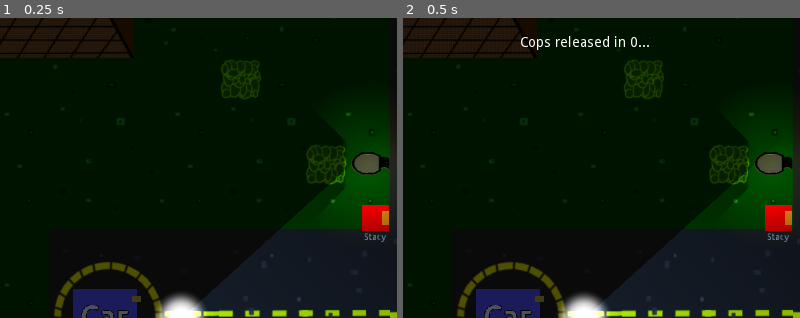
Above: before the commit, frames 1-2 (left to right).
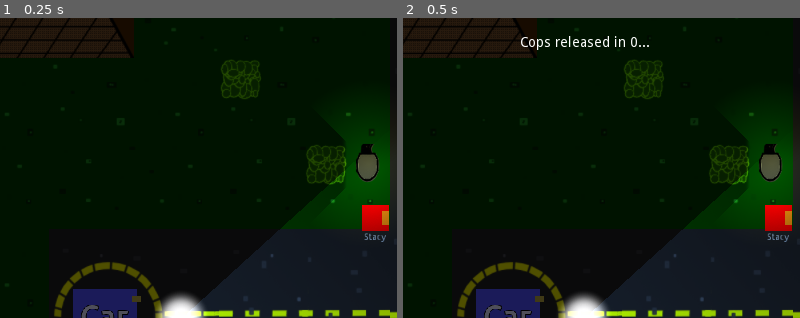
Above: after the commit, the same moments.

Repository: FugitiveTheGame/Fugitive
Game: Godot game, scene res://maps/map_01/Map_01_dev.tscn
The game is run twice, just before and just after one commit, with the same random seed, the same clock (stepped at 60 frames per second) and the same inputs. This scene is started directly instead of the project's main scene.
Inputs:
- Up to frame 1 (0.25 s): no input
- Up to frame 2 (0.5 s): no input
The pictures show only the part of the screen within x 27-77%, y 0-50%; the shares and areas given below are measured in that part.

The runs differ from the first frame. In frame 1, 0.4% of the frame differs, in the area x 88-98%, y 42-55%; in frame 2, 0.4%.
Error in both runs: Assertion failed. (res://maps/map_01/Map_01_dev.gd:29)

Commit message:
Rotate street light

Diff:
--- a/maps/map_01/Map_01.tscn
+++ b/maps/map_01/Map_01.tscn
@@ -32,7 +32,8 @@
 tile_data = PoolIntArray( -4718581, -1073741824, 0, -4718558, -1073741824, 0, -4718557, -1073741824, 0, -4653030, -1073 …(2459 unchanged characters)…
 
 [node name="StreetLight" parent="map" index="3" instance=ExtResource( 8 )]
-position = Vector2( 480, 220 )
+position = Vector2( 490, 270 )
+rotation = -1.57079
 
 [node name="StreetLight2" parent="map" index="4" instance=ExtResource( 8 )]
 position = Vector2( 800, -1500 )
